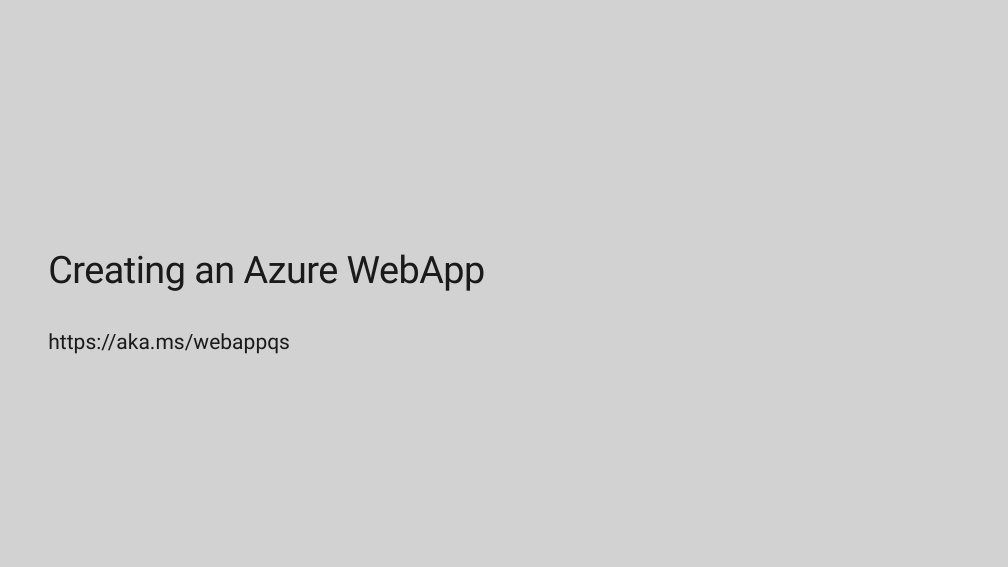
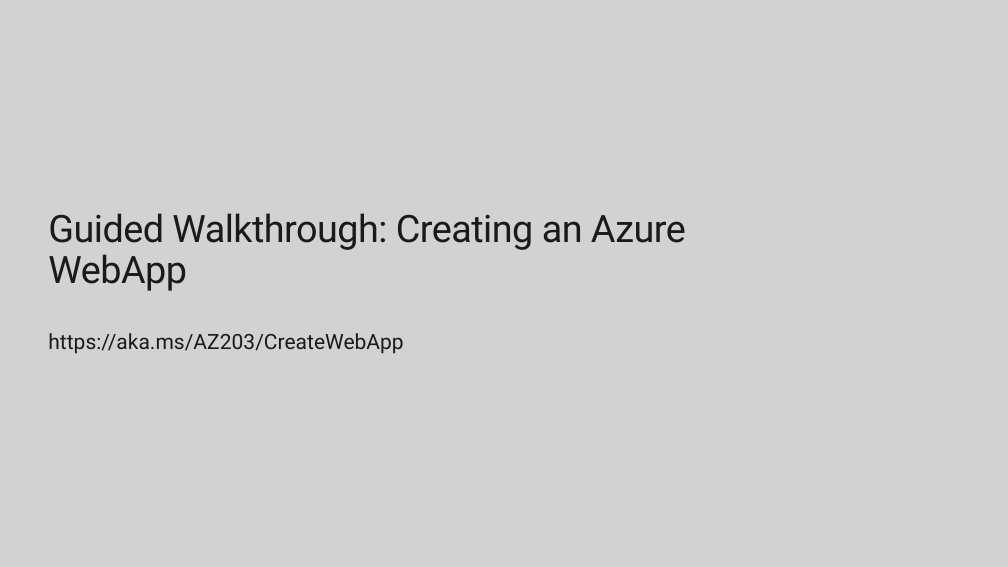
Before and after one commit to ClarkDRC/AZ203Walkthroughs, a slide deck: slide 16 of Guided Walkthrough.pptx (slide 9 before the commit). Drawn at 1008x567 pixels with LibreOffice and Linux fonts; fonts in the diff are those of the drawing; background and template pictures are left out. Boxes give left, top, right and bottom in pixels: in the first picture for what was removed or moved away, otherwise in the second. Text is boxed around its words. In the diff, an @@ line names an element or a change of style, - is before the commit and + after.

```diff
--- a/Guided Walkthrough.pptx
+++ b/Guided Walkthrough.pptx
@@ title at (48,213,686,291): text changed @@
-Creating an Azure WebApp
+Guided Walkthrough: Creating an Azure WebApp
@@ text at (48,333,403,354): text changed @@
-https://aka.ms/webappqs
+https://aka.ms/AZ203/CreateWebApp
```
Also in this commit, not shown: 6 other slides changed, 7 slides added.
